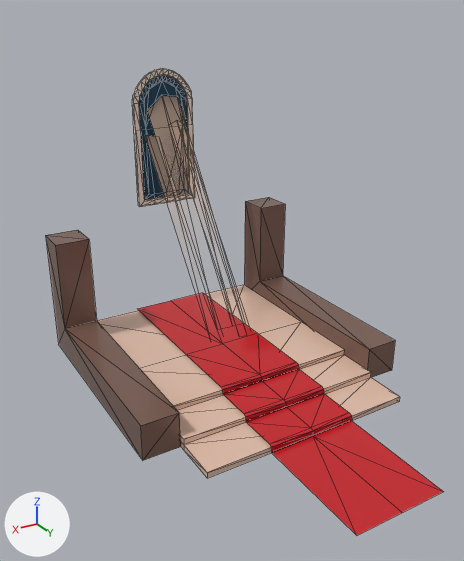
Renders of the FBX model Assets/People/RJ/Level/[export]/throneFloor.fbx from each side of a commit.
Camera for both pictures: a 50 mm lens placed at (13.1, 28.0, 14.4), pointed at (1.3, 8.5, 4.7). The axes (+X, +Y, +Z) are drawn at lower left. The lights are the same throughout. Mesh edges are drawn as thin lines. Where no turn or scale is listed for an object, it has been applied to the vertices.

Names of what the first picture shows: 'throneFloor'.
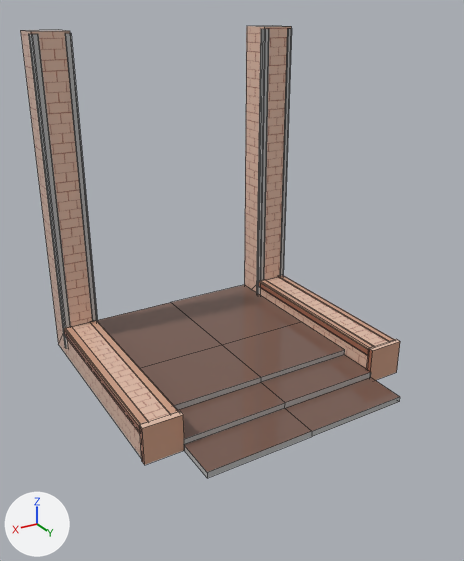
Location of each change, [x1, y1, x2, y2] in pixels of the pictures (464 x 561 px; the box of a moved part takes in the faces that stretch with it):
'throneFloor', reshaped: before [45, 69, 444, 535]; after [21, 26, 400, 478]
part 1 of me_mesh, added (brown): after [366, 339, 400, 380]
part 2 of me_mesh, added (brown): after [139, 411, 184, 465]
part 3 of me_mesh, deleted: before [132, 69, 195, 207]
part 4 of me_mesh, deleted (red): before [138, 293, 444, 535]
part 5 of me_mesh, moved or reshaped: before [45, 197, 400, 478]; after [21, 26, 400, 478]

The edits, one by one:
Material 'Material #1291' (mat_material__1291) is new.
Its texture is img_floor01_png (with its transparency).
Its roughness is 0.0.
Material 'Material #1418' (mat_material__1418) is new.
Its base color is (0.5, 0.5, 0.5) (grey #bcbcbc).
Its roughness is 0.0.
Material 'Material #196' (mat_material__196) is new.
Its texture is img_01_png (with its transparency).
Its roughness is 0.0.
Material 'Walls' (mat_walls) is new.
Uses the picture img_walls01_png.
Material 'Main' (mat_main) is new.
Its base color is (0.5, 0.5, 0.5) (grey #bcbcbc).
Its roughness is 0.0.
me_mesh is used by ob_thronefloor; location (0.0, 0.0, 0.0).
me_mesh had 225 vertices, 334 faces and spanned x -6.1..6.1, y 0.0..17.0, z -0.8..11.7.
me_mesh no longer uses material mat_material__53 (picture img_walls01_png).
me_mesh no longer uses material mat_material__54 (picture img_floor01_png).
me_mesh no longer uses material mat_material__2 (picture img_01_png).
me_mesh no longer uses material mat_material__56 (picture img_02_01_png).
me_mesh now has 166 vertices, 88 faces and spans x -6.1..6.1, y 0.0..12.2, z -0.8..13.5.
me_mesh part 1: a new loose piece, a box spanning x -6.14..-4.53, y 10.15..10.41, z -0.77..0.82, in mat_material__196 (picture img_01_png).
me_mesh part 2: a new loose piece, a box spanning x 4.54..6.15, y 10.15..10.41, z -0.77..0.82, in mat_material__196 (picture img_01_png).
me_mesh part 3: the loose piece of 110 vertices spanning x -1.5..1.5, y 0.0..0.2, z 5.5..11.7 is deleted.
me_mesh part 4: the loose piece of 45 vertices spanning x -1.9..1.9, y 0.0..17.0, z -0.7..0.1 is deleted.
Part 5, on me_mesh:
8 vertices are removed from x -6.1..6.1, y 0.0..1.5, z 4.8.
72 faces are deleted.
56 vertices are added at x -6.1..6.1, y 0.0..1.6, z -0.3..13.5.
24 new vertices lie (0.0, 8.7, 0.0) away from vertices in x -6.1..6.1, y 1.5, z 0.4..0.8.
24 new vertices lie (0.0, 0.0, 13.7) away from vertices in x -6.1..6.1, y 1.3..1.6, z -0.3.
12 new faces join them, mat_material__1418 (grey #bcbcbc).
8 new faces join them, mat_material__1291 (picture img_floor01_png).
16 new faces join them, mat_walls.
20 new faces join them, mat_material__196 (picture img_01_png).
20 new faces join them, mat_main (grey #bcbcbc).
me_mesh now uses material mat_material__196 (picture img_01_png).
me_mesh now uses material mat_walls.
me_mesh now uses material mat_material__1291 (picture img_floor01_png).
me_mesh now uses material mat_material__1418 (grey #bcbcbc).
me_mesh now uses material mat_main (grey #bcbcbc).
